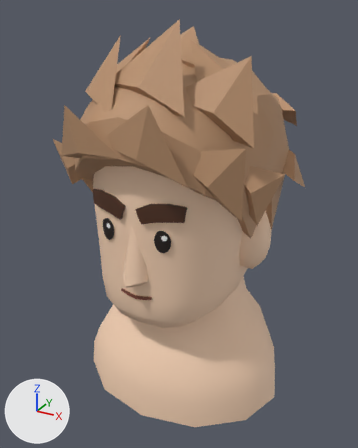
Before and after pictures for a commit that changed the FBX model Prototype/SwarmPrototype/Resources/SwarmModels/Commoner_Head.fbx.
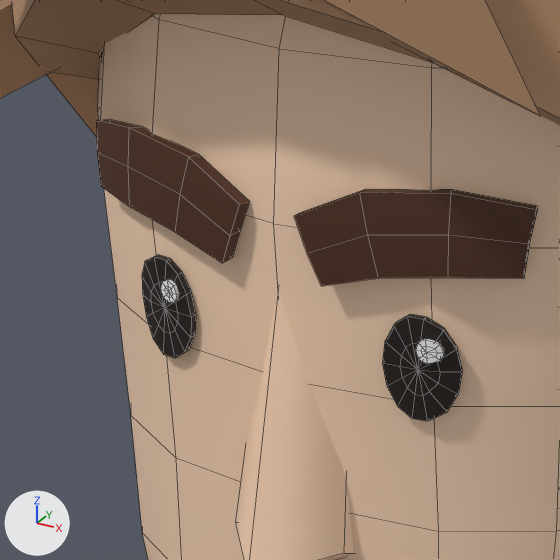
There are two pictures of each version: one whole from a 50 mm lens placed at (0.537, -0.971, 2.813), pointed at (-0.018, 0.037, 2.309), one close up on the part from 20% to 54% of the width and 36% to 63% of the height. The lights are fixed; the arrows at lower left show +X, +Y and +Z. The first two pictures are the older version. The close-ups show mesh edges as thin lines. Vertices at exactly the same position are counted once.

Objects in the first close-up: 'Commoner_Hair', 'Commoner_Head'.
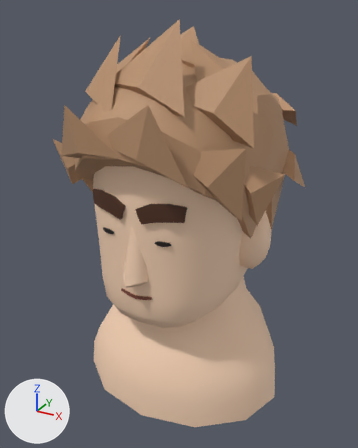
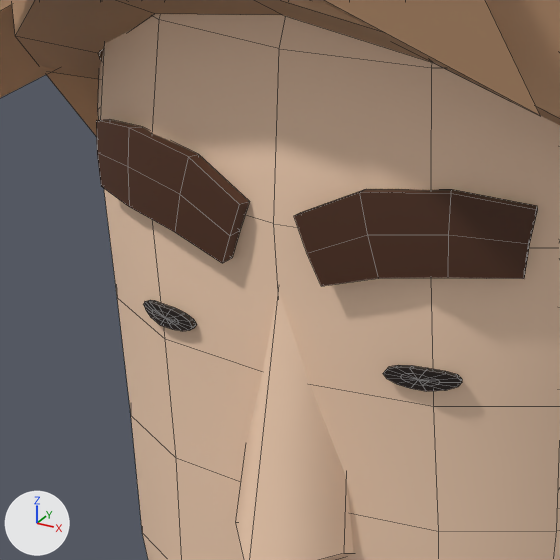
The newer file adds a shape key; the second version is drawn at full value of the shape key 'Blink' of 'Commoner_Head', and the change is written as the vertex moves it makes.

Patch to the scene script:
```diff
--- a/Prototype/SwarmPrototype/Resources/SwarmModels/Commoner_Head.fbx.py
+++ b/Prototype/SwarmPrototype/Resources/SwarmModels/Commoner_Head.fbx.py
@@ me_commoner_head @@
 # used by ob_commoner_head; location = (0.0, 0.0, 0.0)
-me_commoner_head.from_pydata(...)  # 635 vertices, 630 faces; spans x -0.27..0.27, y -0.231..0.288, z 1.88..2.649
+me_commoner_head.from_pydata(...)  # 599 vertices, 590 faces; spans x -0.27..0.27, y -0.231..0.288, z 1.88..2.649
+# me_commoner_head part 1: the loose piece of 34 vertices spanning x 0.067..0.08, y -0.193..-0.186, z 2.378..2.39 is deleted
+# me_commoner_head part 2: the loose piece of 34 vertices spanning x -0.068..-0.057, y -0.195..-0.189, z 2.378..2.39 is deleted
+# me_commoner_head part 3
+# 96 vertices are removed from x -0.086..0.086, y -0.194..-0.181, z 2.349..2.399
+# 140 faces are deleted
+# 6 vertices in x -0.083..0.083, y -0.193..-0.182, z 2.363 move by (0.0, 0.0, 0.004)
+# 4 vertices in x -0.068..0.068, y -0.191..-0.188, z 2.374 move by (0.0, 0.0, -0.005)
+# 6 vertices move from x -0.084..0.084, y -0.189..-0.184, z 2.363..2.368 to x -0.084..0.084, y -0.189..-0.185, z 2.367..2.368
+# 91 vertices are added at x -0.086..0.086, y -0.193..-0.181, z 2.364..2.374
+# 5 new vertices lie (0.004, 0.0, 0.0) away from vertices in x -0.07..0.069, y -0.191..-0.188, z 2.366..2.371
+# 140 new faces join them, mat_face_features (picture img_face_features_png)
+# other edits to the shape of me_commoner_head do not show in these pictures
 me_commoner_head.materials.append(mat_skin_natural)
```

What differs and where, as boxes [x1, y1, x2, y2] in the close-ups (560 x 560 px; the box of a moved part takes in the faces that stretch with it):
part 1 of me_commoner_head, deleted: before [415, 339, 444, 364]
part 2 of me_commoner_head, deleted: before [160, 279, 179, 303]
part 3 of me_commoner_head, moved or reshaped: before [142, 255, 462, 421]; after [144, 300, 462, 391]
